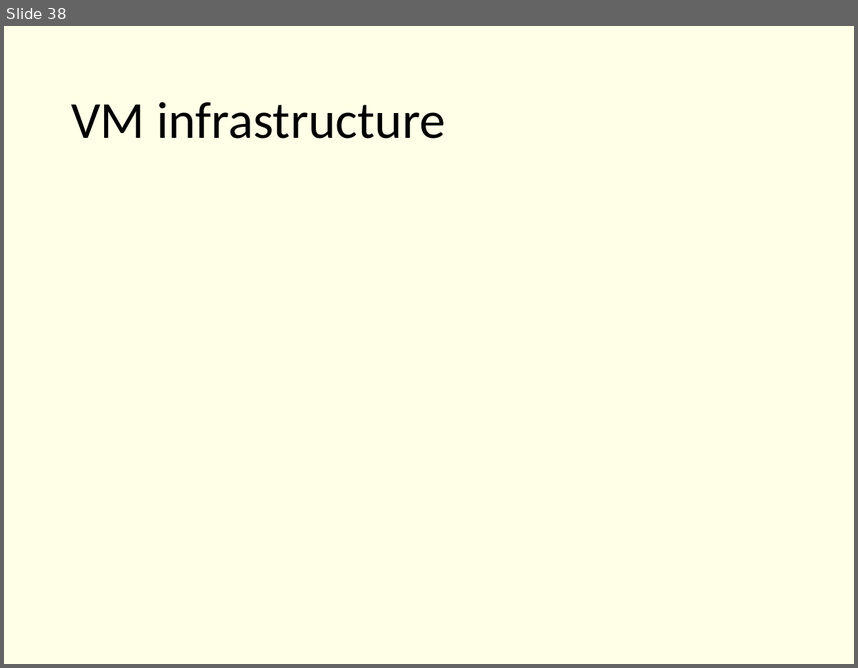
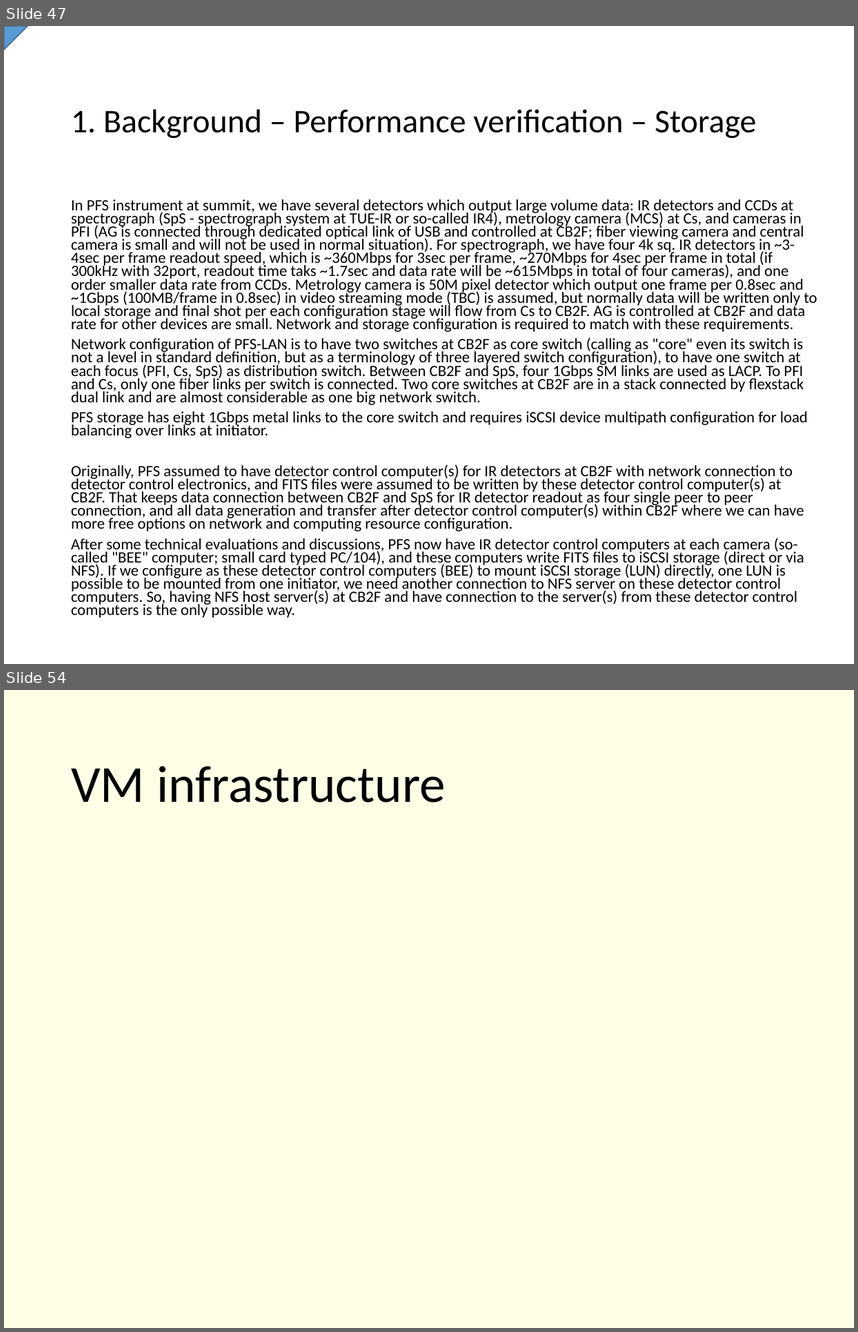
Before and after one commit to Subaru-PFS/ics_doc, a slide deck: SSN-00029.pptx. Shown one above the other, each under a label of ours: slide 38 before the commit, slides 47 and 54 after it; the slides between them are not shown. The pictures are 858x668 and 858x1332 pixels, drawn with LibreOffice and Linux fonts; fonts in the diff are those of the drawing. Boxes give left, top, right and bottom in pixels: in the first picture for what was removed or moved away, otherwise in the second. Text is boxed around its words. In the diff, an @@ line names an element or a change of style, - is before the commit and + after.

Commit message:
completed 1st draft for storage part

```diff
--- a/SSN-00029.pptx
+++ b/SSN-00029.pptx
@@ slide 47 added at [4,26,854,664], background #FFFFFF @@
@@ freeform shape added at [4,26,27,49], fill #5B9BD5, outline #43739E 1 pt @@
@@ title added at [71,109,756,138], 28 pt, text #000000 @@
+1. Background – Performance verification – Storage
@@ text added at [71,199,817,617], 13.3 pt, text #000000 @@
+In PFS instrument at summit, we have several detectors which output large volume data: IR detectors and CCDs at spectrograph (SpS - spectrograph system at TUE-IR or so-called IR4), metrology camera (MCS) at Cs, and cameras in PFI (AG is connected through dedicated optical link of USB and controlled at CB2F; fiber viewing camera and central camera is small and will not be used in normal situation). For spectrograph, we have four 4k sq. IR detectors in ~3-4sec per frame readout speed, which is ~360Mbps for 3sec per frame, ~270Mbps for 4sec per frame in total (if 300kHz with 32port, readout time taks ~1.7sec and data rate will be ~615Mbps in total of four cameras), and one order smaller data rate from CCDs. Metrology camera is 50M pixel detector which output one frame per 0.8sec and ~1Gbps (100MB/frame in 0.8sec) in video streaming mode (TBC) is assumed, but normally data will be written only to local storage and final shot per each configuration stage will flow from Cs to CB2F. AG is controlled at CB2F and data rate for other devices are small. Network and storage configuration is required to match with these requirements.
+Network configuration of PFS-LAN is to have two switches at CB2F as core switch (calling as "core" even its switch is not a level in standard definition, but as a terminology of three layered switch configuration), to have one switch at each focus (PFI, Cs, SpS) as distribution switch. Between CB2F and SpS, four 1Gbps SM links are used as LACP. To PFI and Cs, only one fiber links per switch is connected. Two core switches at CB2F are in a stack connected by flexstack dual link and are almost considerable as one big network switch.
+PFS storage has eight 1Gbps metal links to the core switch and requires iSCSI device multipath configuration for load balancing over links at initiator.
+Originally, PFS assumed to have detector control computer(s) for IR detectors at CB2F with network connection to detector control electronics, and FITS files were assumed to be written by these detector control computer(s) at CB2F. That keeps data connection between CB2F and SpS for IR detector readout as four single peer to peer connection, and all data generation and transfer after detector control computer(s) within CB2F where we can have more free options on network and computing resource configuration.
+After some technical evaluations and discussions, PFS now have IR detector control computers at each camera (so-called "BEE" computer; small card typed PC/104), and these computers write FITS files to iSCSI storage (direct or via NFS). If we configure as these detector control computers (BEE) to mount iSCSI storage (LUN) directly, one LUN is possible to be mounted from one initiator, we need another connection to NFS server on these detector control computers. So, having NFS host server(s) at CB2F and have connection to the server(s) from these detector control computers is the only possible way.
@@ what was slide 38 is now slide 54 @@
```
Also in this commit, not shown: 8 slides changed, 16 other slides added, 6 slides removed.
